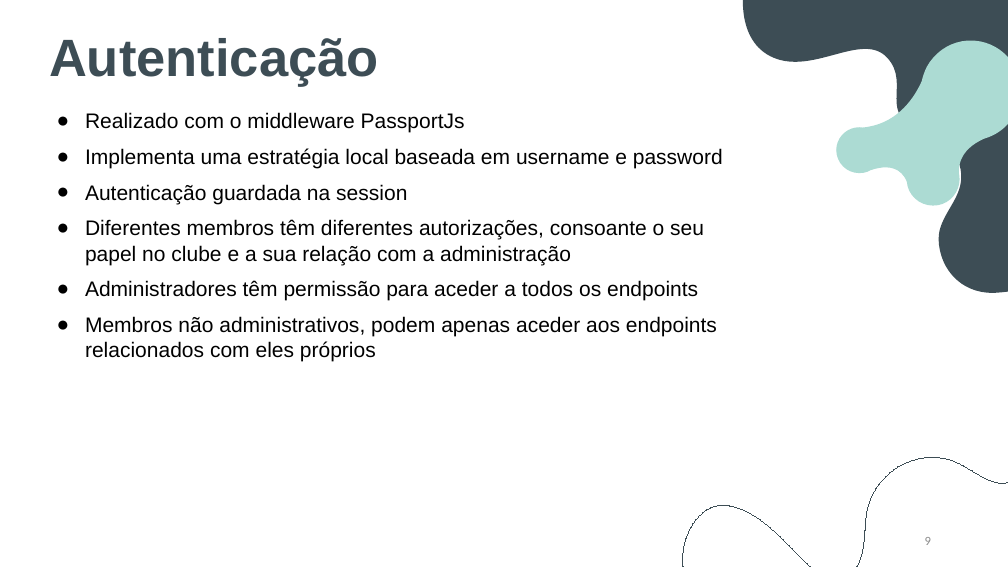
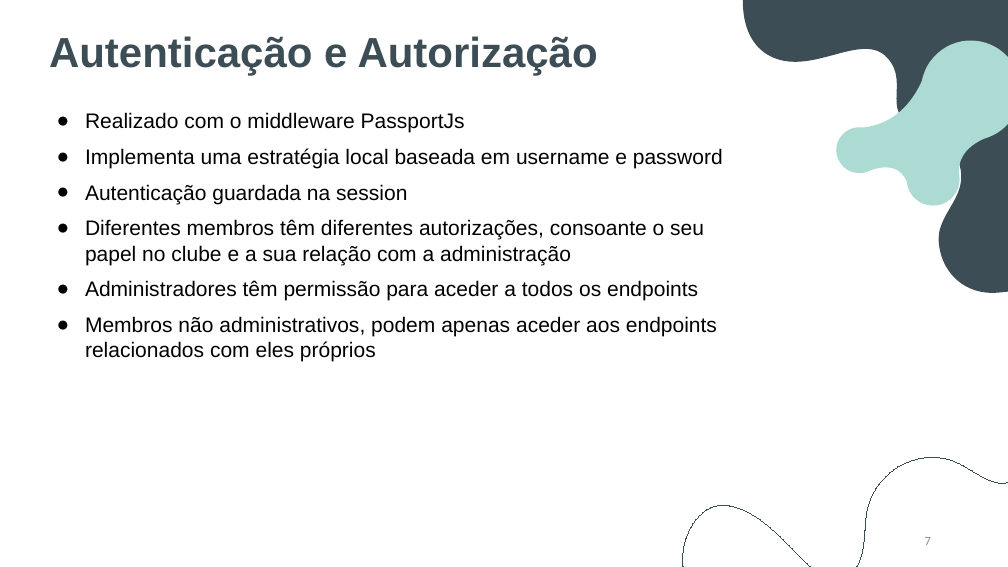
Before and after one commit to BernardoFMF/surf-management-app, a slide deck: slide 7 of docs/demonstration/demonstration.pptx (slide 9 before the commit). Drawn at 1008x567 pixels with LibreOffice and Linux fonts; fonts in the diff are those of the drawing. Boxes give left, top, right and bottom in pixels: in the first picture for what was removed or moved away, otherwise in the second. Text is boxed around its words. In the diff, an @@ line names an element or a change of style, - is before the commit and + after.

```diff
--- a/docs/demonstration/demonstration.pptx
+++ b/docs/demonstration/demonstration.pptx
@@ text at box(49, 36, 598, 76): text changed; size 50 to 40 pt @@
-Autenticação
+Autenticação e Autorização
@@ page number at box(925, 537, 931, 545): text changed @@
-9
+7
```
Also in this commit, not shown: 5 other slides changed, 1 slide removed, 6 other files.
